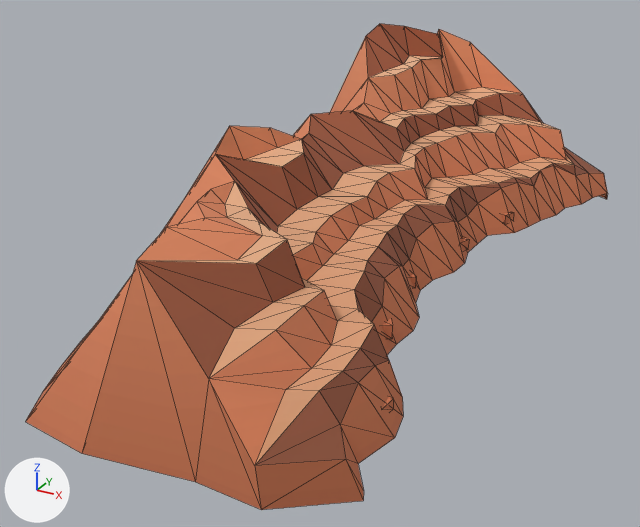
Before and after pictures for a commit that changed the glTF model public/assets/toycar/set-canyon-bend-gulch.glb.
Rendered twice from a 50 mm lens placed at (15.2, -38.7, 17.9), pointed at (-4.5, -2.8, 0.0). Arrows for +X, +Y and +Z are at lower left; the lights stay in place. The older version comes first. Mesh edges are drawn as thin lines. Vertices at exactly the same position are counted once.

Objects in the first picture: 'drape_wall'.
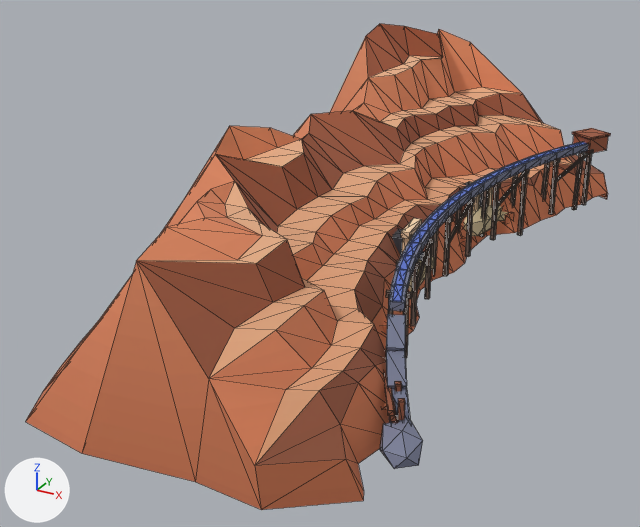
The change, as a diff of the scene's bpy script:
```diff
--- a/public/assets/toycar/set-canyon-bend-gulch.glb.py
+++ b/public/assets/toycar/set-canyon-bend-gulch.glb.py
@@ me_drape_wall @@
 # used by ob_drape_wall; location = (0.0, 0.0, 0.0)
-me_drape_wall.from_pydata(...)  # 272 vertices, 468 faces; spans x -13.0..5.4, y -19.7..19.7, z -1.0..9.8
+me_drape_wall.from_pydata(...)  # 1152 vertices, 1824 faces; spans x -13.0..6.3, y -19.7..19.7, z -1.0..9.8
+# me_drape_wall part 1: the loose piece of 8 vertices spanning x 0.6..1.9, y -8.5..-7.1, z -0.1..0.5 is copied, and the copy is scaled about its middle by (-0.205, 0.193, -3.72), then moved by (0.6, 16.0, 1.6); it spans x 1.7..2.0, y 8.1..8.3, z 0.6..2.9
+# me_drape_wall part 2: the loose piece of 8 vertices spanning x 0.6..1.9, y -8.5..-7.1, z -0.1..0.5 is copied, and the copy is scaled about its middle by (-0.196, 0.189, -5.09), then moved by (-0.1, 13.2, 1.1); it spans x 1.0..1.3, y 5.2..5.5, z -0.3..2.9
+# me_drape_wall part 3: the loose piece of 8 vertices spanning x 0.6..1.9, y -8.5..-7.1, z -0.1..0.5 is copied, and the copy is scaled about its middle by (-0.185, 0.183, -3.13), then moved by (-0.5, 10.3, 1.6); it spans x 0.6..0.9, y 2.3..2.6, z 0.8..2.8
+# me_drape_wall part 4: 840 vertices added at x -0.9..6.3, y -16.2..15.1, z -0.9..3.9
+# other edits to the shape of me_drape_wall do not show in these pictures
 me_drape_wall.materials.append(mat_colormap)
```

What differs and where, as boxes [x1, y1, x2, y2] in the pictures (640 x 527 px):
'drape_wall', reshaped: before [25, 24, 608, 510]; after [25, 24, 611, 510]
part 1 of me_drape_wall, added: after [510, 174, 518, 207]
part 2 of me_drape_wall, added: after [479, 189, 489, 237]
part 3 of me_drape_wall, added (mostly hidden): after [455, 207, 462, 232]
part 4 of me_drape_wall, added: after [380, 128, 611, 469]
